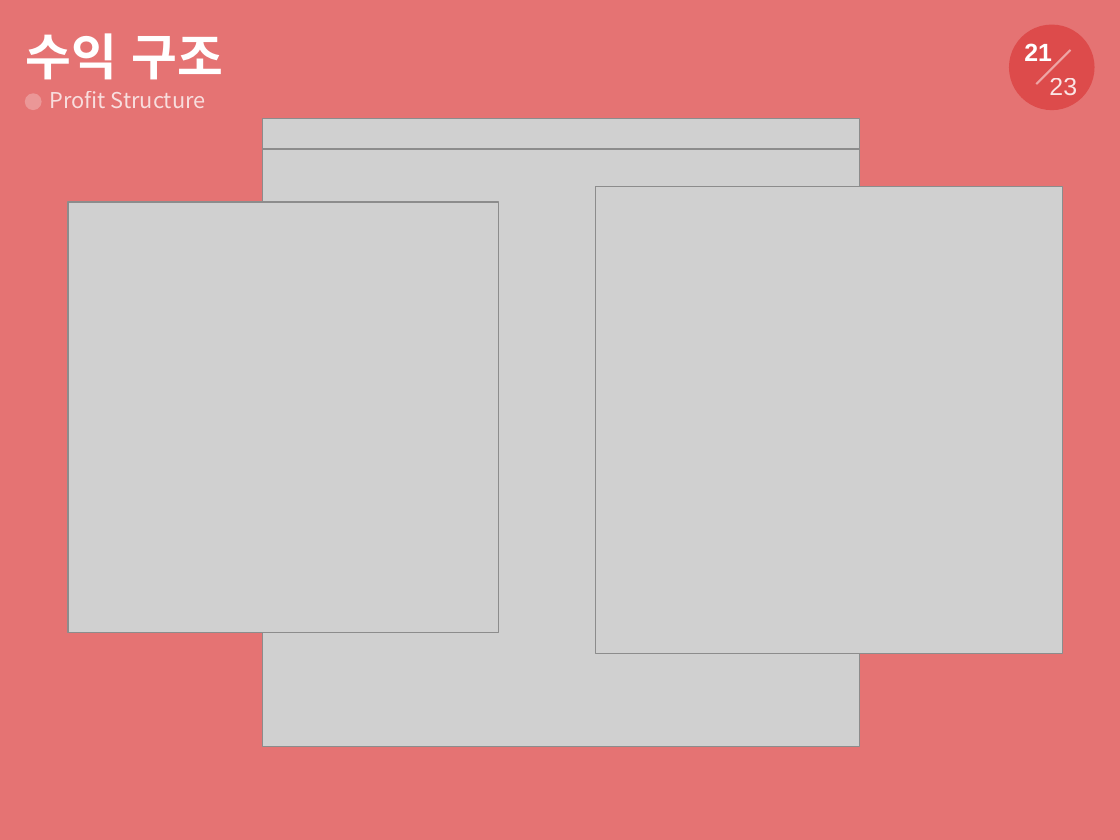
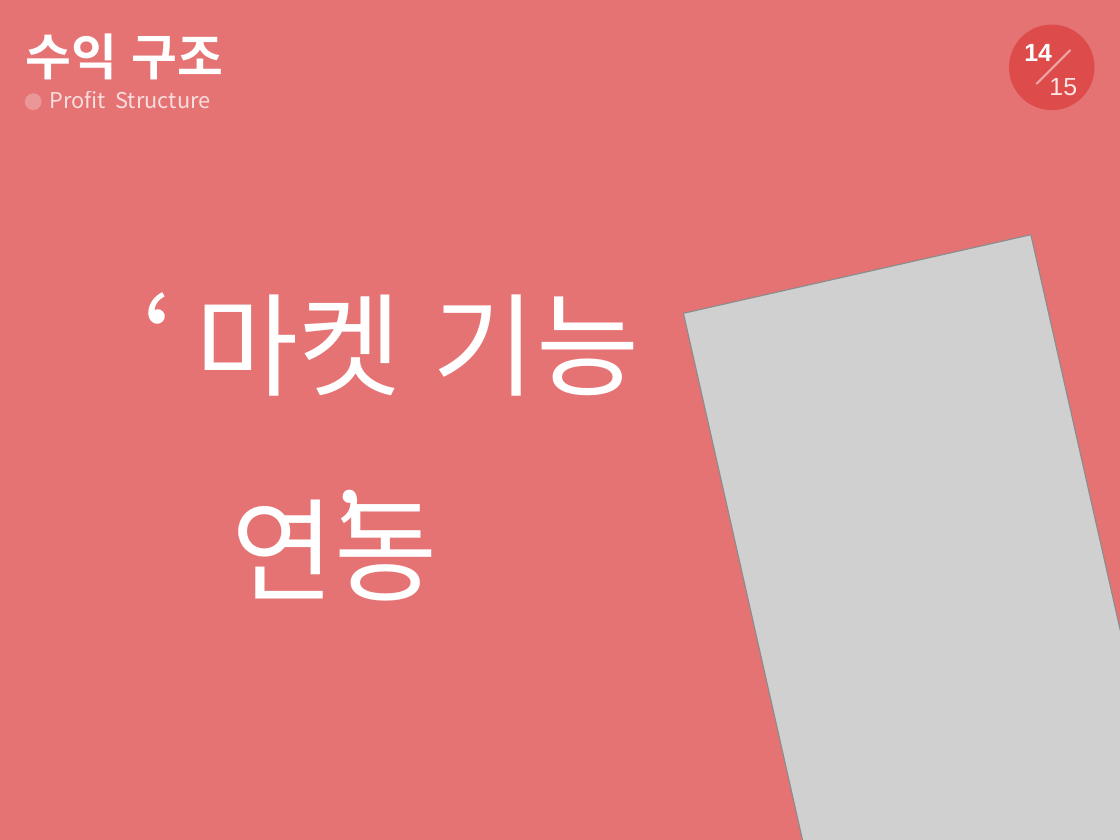
Before and after one commit to tornadoblot/Kangwondo, a slide deck: slide 14 of ppt/효돌이ppt.pptx (slide 21 before the commit). Drawn at 1120x840 pixels with LibreOffice and Linux fonts; fonts in the diff are those of the drawing; grey boxes stand for pictures. Boxes give left, top, right and bottom in pixels: in the first picture for what was removed or moved away, otherwise in the second. Text is boxed around its words. In the diff, an @@ line names an element or a change of style, - is before the commit and + after.

```diff
--- a/ppt/효돌이ppt.pptx
+++ b/ppt/효돌이ppt.pptx
@@ text at (1024, 44, 1052, 61): text changed @@
-21
+14
@@ text "Profit Structure" rewrapped from (49, 91, 206, 108) to (49, 91, 211, 108) @@
@@ text at (1049, 78, 1077, 95): text changed @@
-23
+15
@@ picture removed at (262, 119, 859, 716) @@
@@ picture removed at (262, 149, 859, 746) @@
@@ picture removed at (68, 202, 498, 632) @@
@@ picture removed at (595, 186, 1062, 653) @@
@@ picture added at (684, 235, 1120, 840) @@
@@ text added at (196, 294, 639, 396), 72 pt, text #FFFFFF @@
+‘ 마켓 기능 ’
@@ text added at (232, 489, 438, 601), 72 pt, text #FFFFFF @@
+연동
```
Also in this commit, not shown: 9 other slides changed, 8 slides removed.
